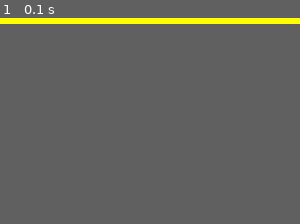
Above: before the commit, frame 1.
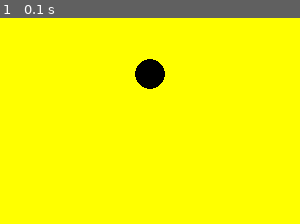
Above: after the commit, the same moment.

Repository: wsoccorsi/CS228
Game: pygame game, started from RealTimeDraw.py
Two runs of this game, one before a commit and one after it. Both use one fixed random seed, a clock stepped at 60 frames per second and the inputs below.
Inputs:
- Up to frame 1 (0.1 s): no input
In our replay, the window is 300x100 before the commit and 300x300 after it. These sizes can differ from the game's own. Grey fills any space a smaller window leaves; there, only what the larger window draws over its background counts as a difference.

The runs differ from the first frame. In frame 1, 1.1% of the frame differs, in the area x 45-55%, y 19-35%.

Commit message:
get a circle in the center :)

Diff:
--- a/RealTimeDraw.py
+++ b/RealTimeDraw.py
@@ -1,9 +1,9 @@
 import pygame
 from pygameWindow import PYGAME_WINDOW
-
+from constants import pygameWindowDepth, pygameWindowWidth
 pw = PYGAME_WINDOW()
 print(pw)
 while True:
     pw.Prepare()
-    pass
+    pw.Draw_Black_Circle(pygameWindowWidth, pygameWindowDepth)
     pw.Reveal()
--- a/pygameWindow.py
+++ b/pygameWindow.py
@@ -1,9 +1,10 @@
 import pygame
+from constants import pygameWindowWidth, pygameWindowDepth
 
 class PYGAME_WINDOW:
     def __init__(self):
         pygame.init()
-        self.screen = pygame.display.set_mode((300,100))
+        self.screen = pygame.display.set_mode((pygameWindowWidth,pygameWindowDepth))
 
     def Prepare(self):
         pygame.event.get()
@@ -12,3 +13,8 @@
 
     def Reveal(self):
         pygame.display.update()
+
+    def Draw_Black_Circle(self, x, y):
+        black = 0,0,0
+        # https://stackoverflow.com/questions/40953796/getting-the-center-of-surfaces-in-pygame-with-python-3-4
+        pygame.draw.circle(self.screen,  black, (x - self.screen.get_width() // 2, y - self.screen.get_height() // 2 ), 15)
Not shown, added: constants.pyc
Not shown, changed: pygameWindow.pyc
